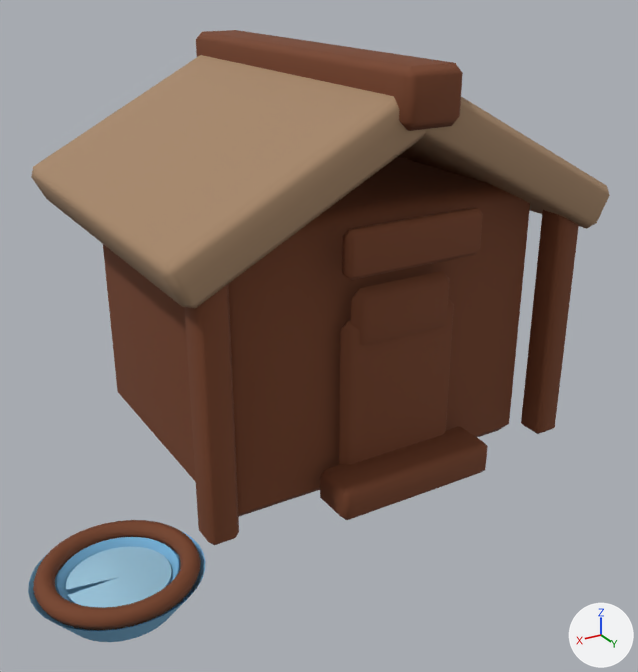
An edit to the glTF model apps/garden/public/assets/models/DogHouse.glb, drawn before and after from the same camera.
Camera for both pictures: a 50 mm camera at (0.993, 1.704, 1.062) aimed at (0.088, 0.196, 0.308). Arrows for +X, +Y and +Z are at lower right; the lights stay in place. The first picture is the older version. Where no turn or scale is listed for an object, it has been applied to the vertices.

Objects in the first picture: 'DogHouse_Bowl_Rim', 'DogHouse_Bowl_Water', 'DogHouse_Door', 'DogHouse_DoorTop', 'DogHouse_NamePlate', 'DogHouse_RidgeCap', 'DogHouse_Roof_Left', 'DogHouse_Roof_Right', 'DogHouse_Threshold', 'DogHouse_Trim_Left', 'DogHouse_Trim_Right', 'DogHouse_Walls' and 1 more.
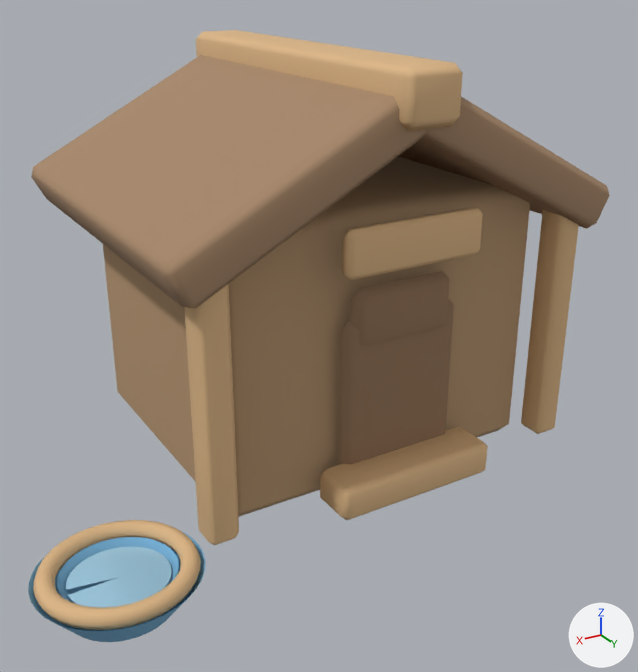
Patch to the scene script:
```diff
--- a/apps/garden/public/assets/models/DogHouse.glb.py
+++ b/apps/garden/public/assets/models/DogHouse.glb.py
@@ mat_material_doghouse_darkredwood @@
 mat_material_doghouse_darkredwood = principled_material('Material.DogHouse.DarkRedWood')
-mat_material_doghouse_darkredwood.base_color = (0.18, 0.052, 0.018)  # brown #764024
+mat_material_doghouse_darkredwood.base_color = (0.3, 0.18, 0.1)  # brown #957659
 mat_material_doghouse_darkredwood.roughness = 0.86
@@ mat_material_doghouse_warmtrim @@
 mat_material_doghouse_warmtrim = principled_material('Material.DogHouse.WarmTrim')
-mat_material_doghouse_warmtrim.base_color = (0.18, 0.052, 0.018)  # brown #764024
+mat_material_doghouse_warmtrim.base_color = (0.72, 0.47, 0.24)  # beige #ddb686
 mat_material_doghouse_warmtrim.roughness = 0.86
@@ mat_material_doghouse_redwood @@
 mat_material_doghouse_redwood = principled_material('Material.DogHouse.RedWood')
-mat_material_doghouse_redwood.base_color = (0.18, 0.052, 0.018)  # brown #764024
+mat_material_doghouse_redwood.base_color = (0.48, 0.31, 0.17)  # brown #b89773
 mat_material_doghouse_redwood.roughness = 0.86
```

Changed parts and their boxes [x1, y1, x2, y2] in the pictures (638 x 672 px):
'DogHouse_Walls', recoloured (lighter)
    both: [103, 156, 530, 517]
'DogHouse_Door', recoloured (lighter)
    both: [339, 299, 454, 465]
'DogHouse_RidgeCap', recoloured (brown to beige)
    both: [196, 30, 463, 131]
'DogHouse_Trim_Right', recoloured (brown to beige)
    both: [184, 284, 239, 545]
'DogHouse_Threshold', recoloured (brown to beige)
    both: [320, 426, 488, 520]
'DogHouse_Trim_Left', recoloured (brown to beige)
    both: [521, 210, 579, 434]
'DogHouse_Bowl_Rim', recoloured (brown to beige)
    both: [33, 520, 201, 630]
'DogHouse_NamePlate', recoloured (brown to beige)
    both: [342, 207, 483, 280]
'DogHouse_DoorTop', recoloured (lighter)
    both: [351, 271, 450, 346]
